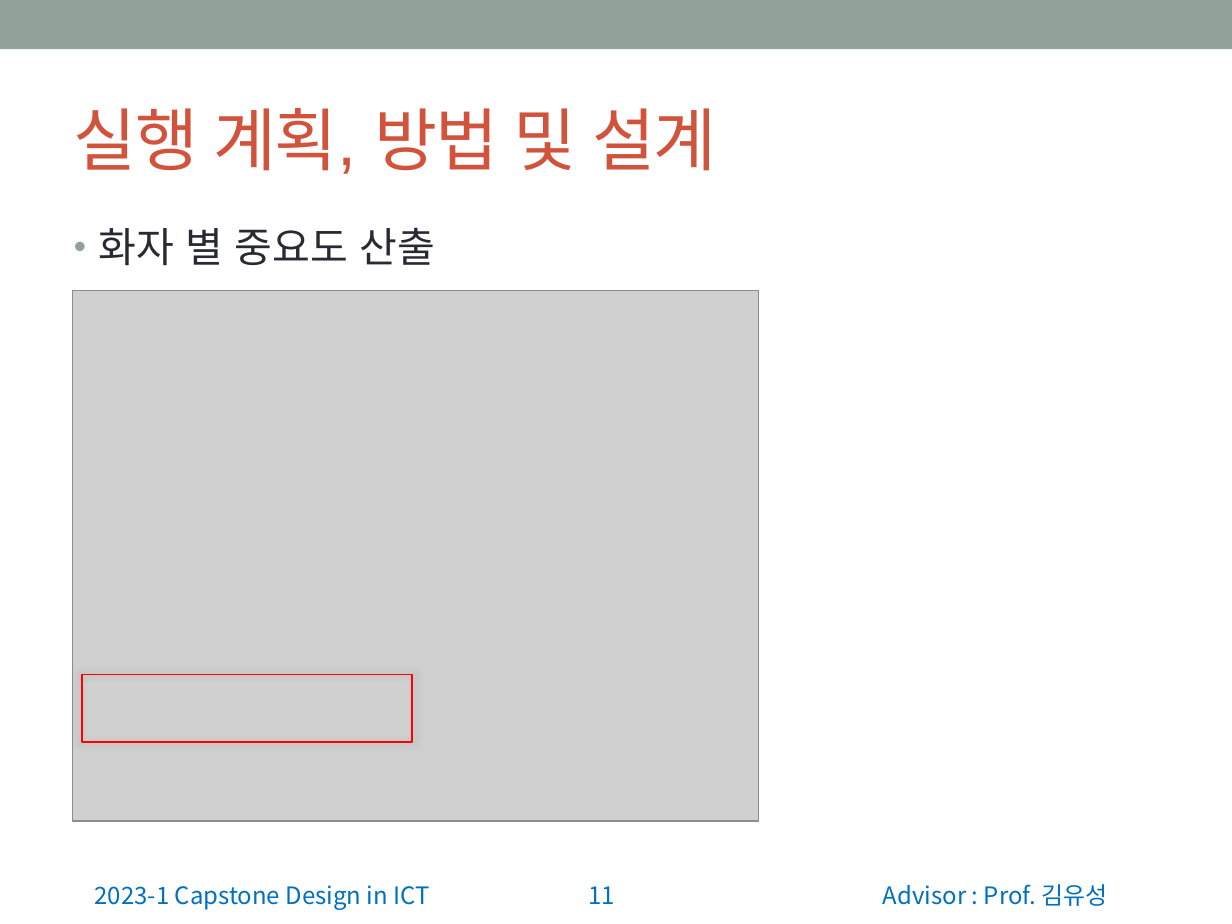
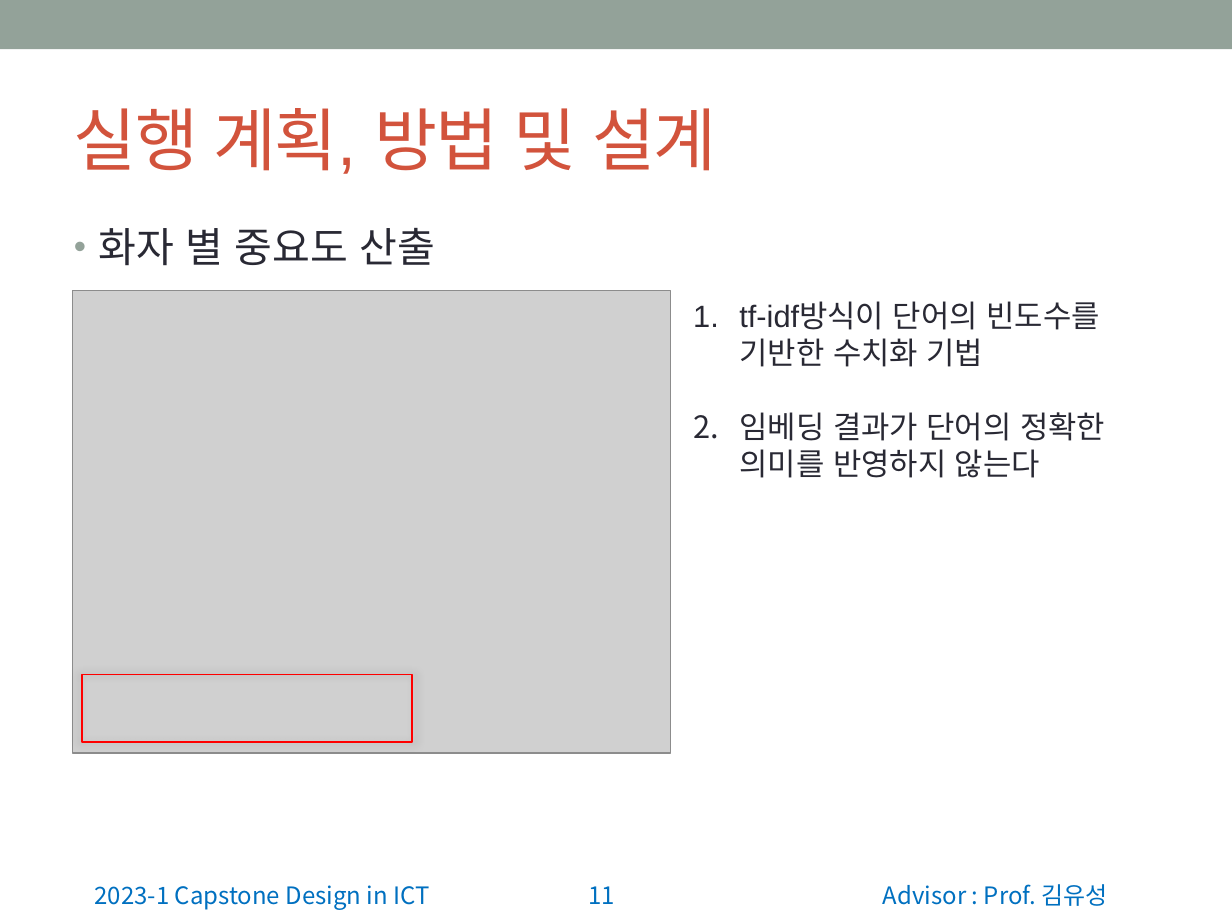
Before and after one commit to wonchul98/audio-to-summary, a slide deck: slide 11 of ppt/정보통신종합설계 중간발표 앞부분.pptx. Drawn at 1232x924 pixels with LibreOffice and Linux fonts; fonts in the diff are those of the drawing; grey boxes stand for pictures. Boxes give left, top, right and bottom in pixels: in the first picture for what was removed or moved away, otherwise in the second. Text is boxed around its words. In the diff, an @@ line names an element or a change of style, - is before the commit and + after.

```diff
--- a/ppt/정보통신종합설계 중간발표 앞부분.pptx
+++ b/ppt/정보통신종합설계 중간발표 앞부분.pptx
@@ picture: place and size @@
-picture at (73,291,759,821)
+picture at (73,291,670,753)
@@ text added at (739,301,1105,478), 18 pt, text #292934 @@
+1. tf-idf방식이 단어의 빈도수를 기반한 수치화 기법
+2. 임베딩 결과가 단어의 정확한 의미를 반영하지 않는다
```
Also in this commit, not shown: 2 other slides changed.
